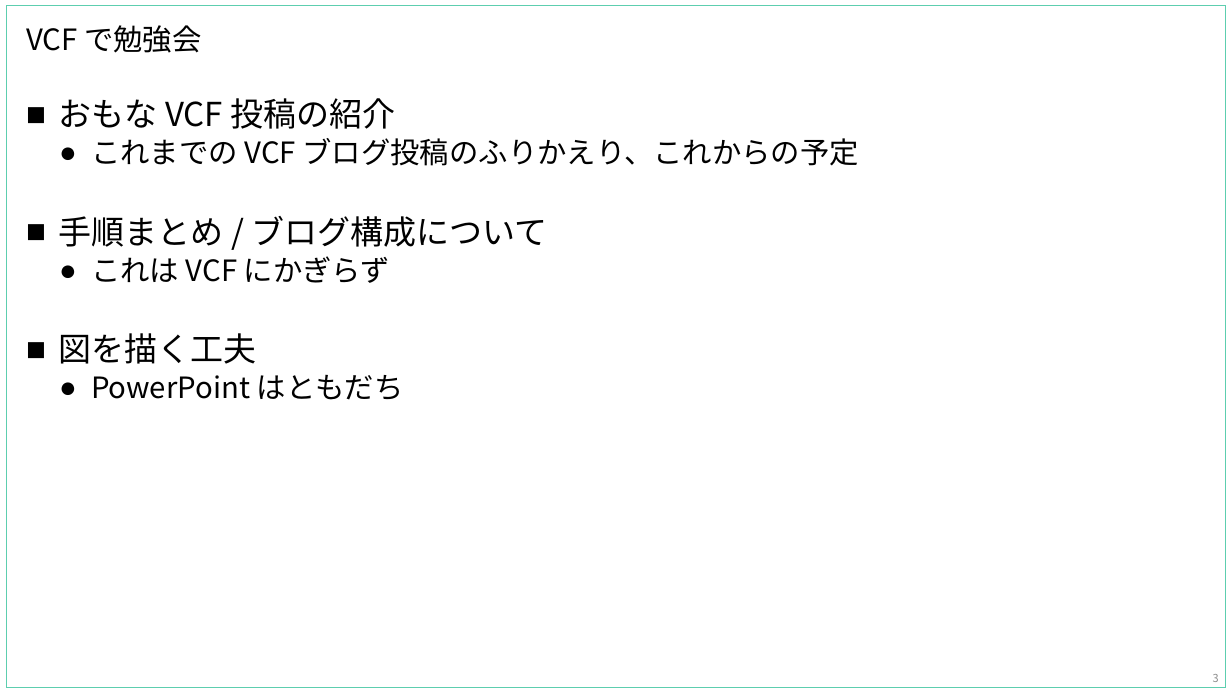
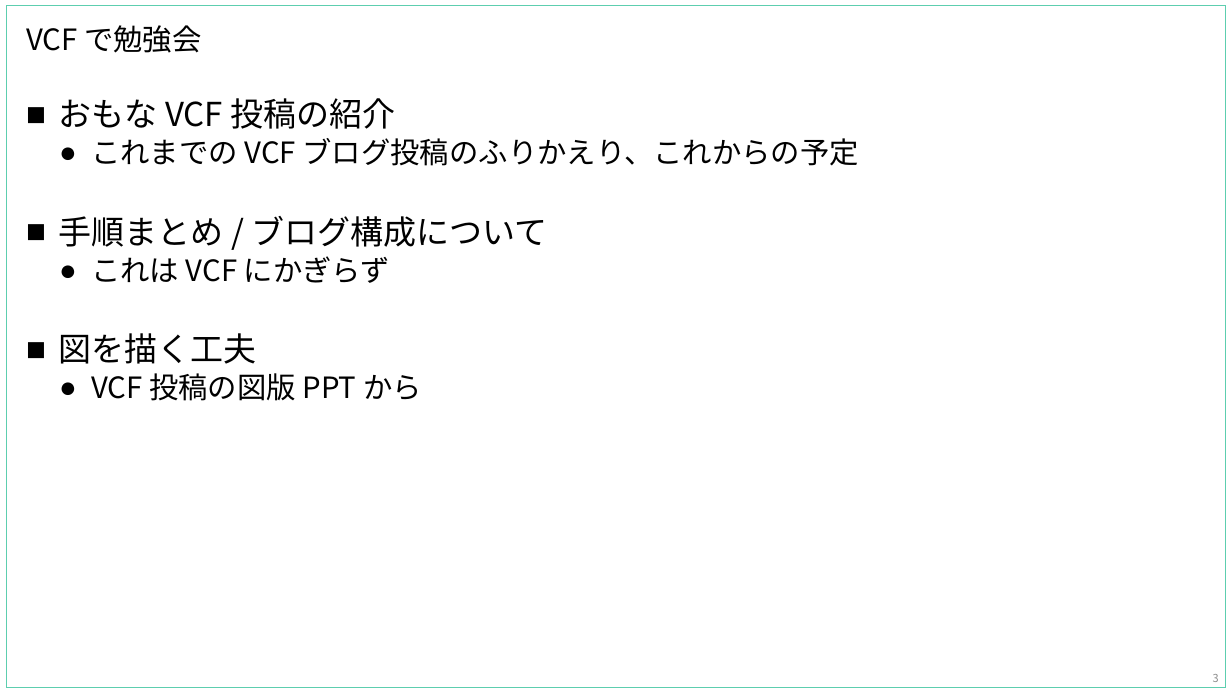
Before and after one commit to gowatana/japan-vmug-2025-0307, a slide deck: slide 3 of VMUG_VCF勉強会_スペシャル版_20250307-01.pptx. Drawn at 1232x693 pixels with LibreOffice and Linux fonts; fonts in the diff are those of the drawing. Boxes give left, top, right and bottom in pixels: in the first picture for what was removed or moved away, otherwise in the second. Text is boxed around its words. In the diff, an @@ line names an element or a change of style, - is before the commit and + after.

Commit message:
update

```diff
--- a/VMUG_VCF勉強会_スペシャル版_20250307-01.pptx
+++ b/VMUG_VCF勉強会_スペシャル版_20250307-01.pptx
@@ text at bbox=[91, 373, 422, 401]: text changed @@
-  ● PowerPoint はともだち
+  ● VCF 投稿の図版 PPT から
```
Also in this commit, not shown: 1 slide added.
